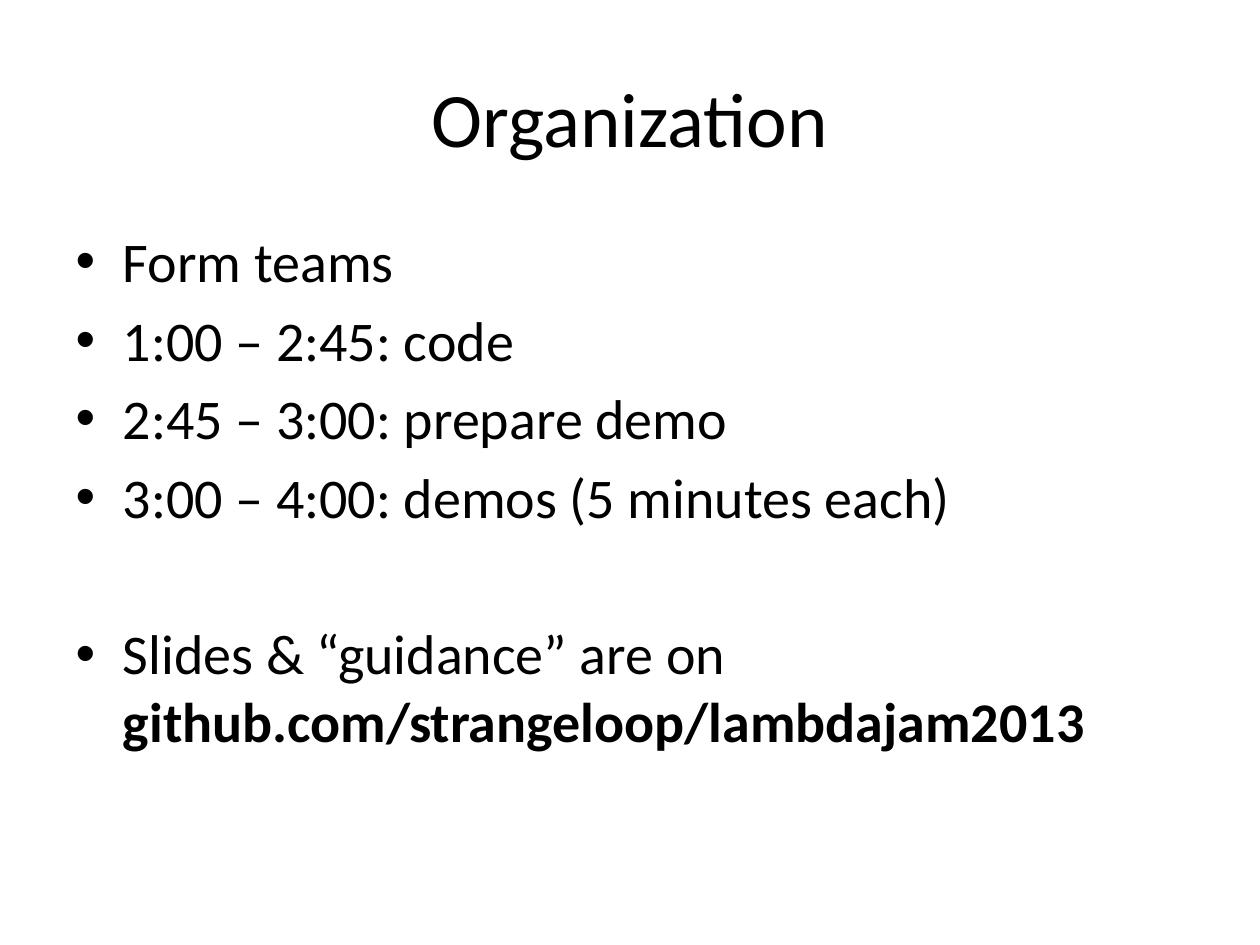
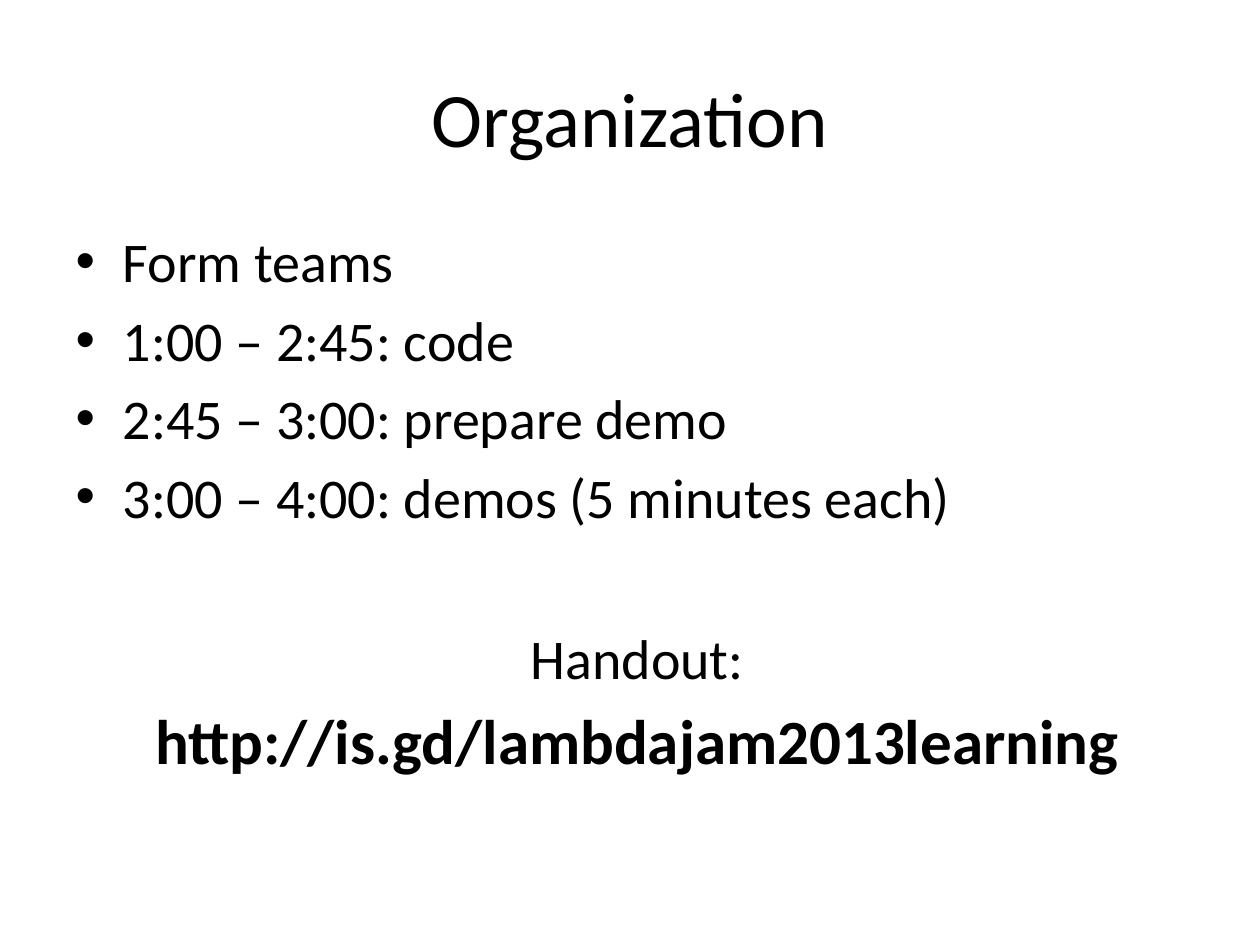
Before and after one commit to strangeloop/lambdajam2013, a slide deck: slide 16 of jams/learning/Machine Learning Jam.pptx. Drawn at 1260x945 pixels with LibreOffice and Linux fonts; fonts in the diff are those of the drawing. Boxes give left, top, right and bottom in pixels: in the first picture for what was removed or moved away, otherwise in the second. Text is boxed around its words. In the diff, an @@ line names an element or a change of style, - is before the commit and + after.

```diff
--- a/jams/learning/Machine Learning Jam.pptx
+++ b/jams/learning/Machine Learning Jam.pptx
@@ text at (123,633,1085,752): paragraph removed @@
-• Slides & “guidance” are on github.com/strangeloop/lambdajam2013
@@ text added at (155,640,1118,775), 36 pt, text #000000, bold @@
+Handout:
+http://is.gd/lambdajam2013learning
```
Also in this commit, not shown: 15 other slides changed, 4 slides added, 1 slide removed, 1 other file.
